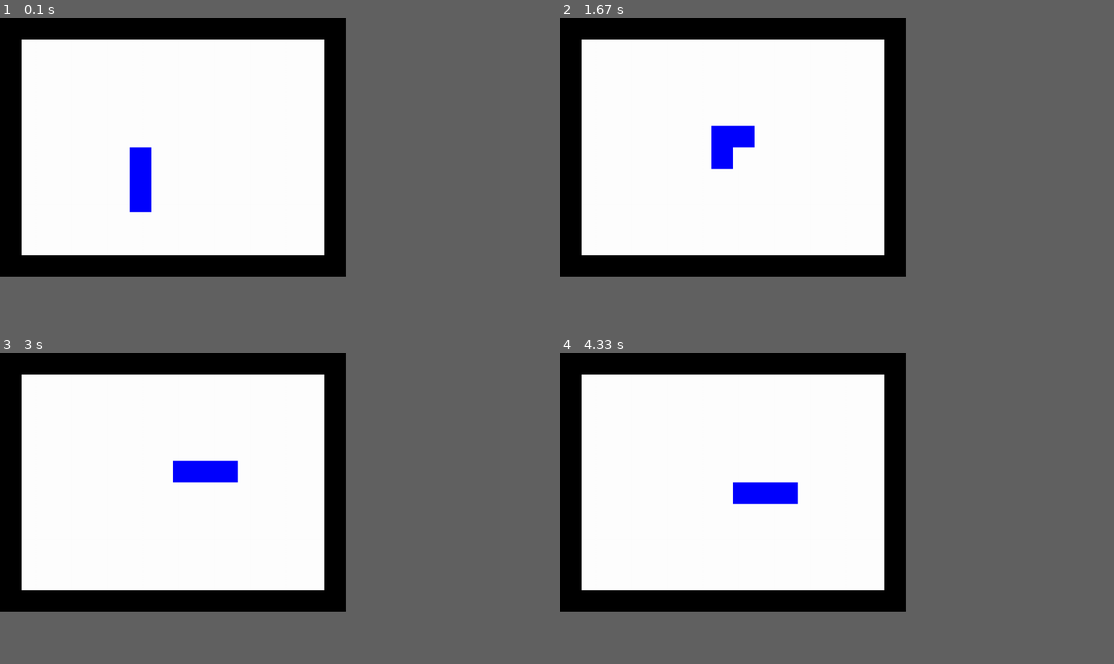
Above: before the commit, frames 1-4 (two rows, left to right).
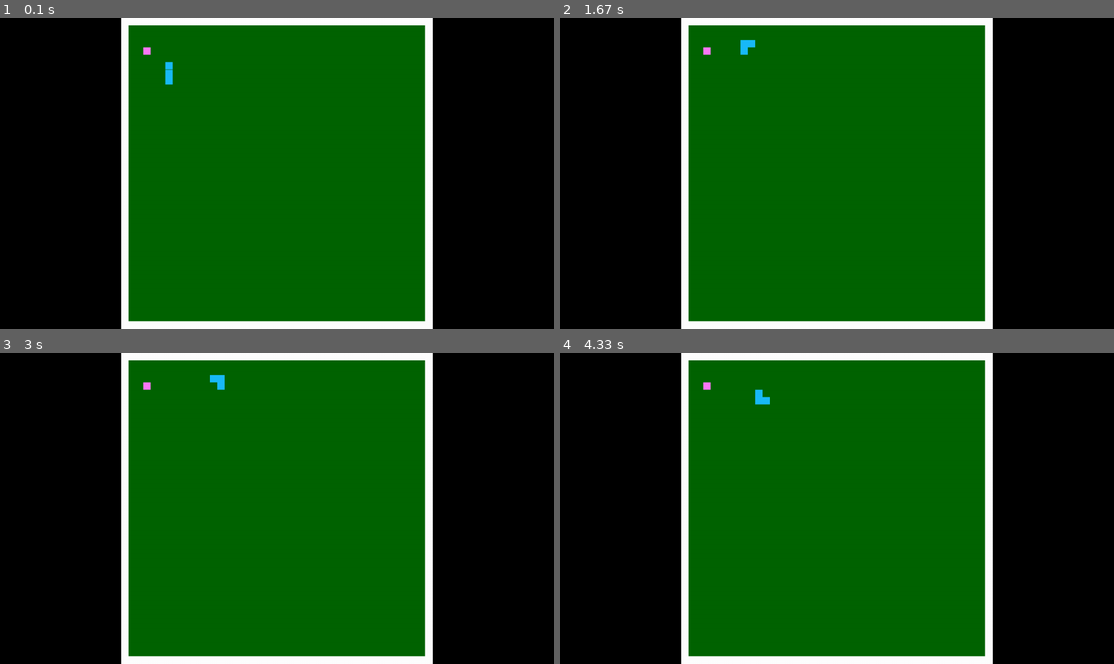
Above: after the commit, the same moments.

Repository: EmilyDieHenne/PygameSnake
Game: pygame game, started from main.py
Two runs of this game, one before a commit and one after it. Both use one fixed random seed, a clock stepped at 60 frames per second and the inputs below.
Inputs:
- Up to frame 1 (0.1 s): no input
- Up to frame 2 (1.67 s): hold D 0.33-0.8 s; hold W 0.83-1.3 s; hold D from 1.33 s (still down)
- Up to frame 3 (3 s): release D at 1.92 s; hold S from 2.63 s (still down)
- Up to frame 4 (4.33 s): release S at 3.32 s; hold A 3.35-4.05 s; hold W from 4.08 s (still down)
In our replay, the window is 562x421 before the commit and 900x506 after it. These sizes can differ from the game's own. Grey fills any space a smaller window leaves; there, only what the larger window draws over its background counts as a difference.

The runs differ from the first frame. In frame 1, 68% of the frame differs, in the area x 3-79%, y 0-100%; in frame 2, 68%; in frame 3, 68%; in frame 4, 68%.

Commit message:
added eatable food game now runs on fullscreen

Diff:
--- a/main.py
+++ b/main.py
@@ -1,36 +1,66 @@
 import pygame
+import random
 
-snake = [
-    {'x': 5, 'y': 5},
-    {'x': 5, 'y': 6},
-    {'x': 5, 'y': 7},
-]
-score = 0
+WINDOW = pygame.display.set_mode((0, 0), pygame.FULLSCREEN)
+WIDTH, HEIGHT = WINDOW.get_size()
 
-WIDTH, HEIGHT = 800, 600
-WINDOW = pygame.display.set_mode((WIDTH, HEIGHT))
-pygame.display.set_caption("Snake")
+colors = {
+    "bg_color": (0, 0, 0),
+    "border_color": (255, 255, 255),
+    "tile_color": (0, 100, 0),
+    "snake_color": (26, 187, 249),
+    "food_color": (255, 121, 249),
+}
 
 
-def check_for_collision():
+def draw(snake, food):
+    # A board is 40 tiles tall, and 40 tiles wide.
+    # Around the board is a border of one tile.
+    tile_size = HEIGHT / 42
+    spacing = (WIDTH - HEIGHT) / 2
+    board_size = HEIGHT - 2 * tile_size
+
+    WINDOW.fill(colors["bg_color"])
+
+    pygame.draw.rect(WINDOW, colors["border_color"], (spacing, 0, HEIGHT, HEIGHT))
+    pygame.draw.rect(WINDOW, colors["tile_color"], (spacing + tile_size, tile_size, board_size, board_size))
+
+    for body in snake:
+        pygame.draw.rect(
+            WINDOW,
+            colors["snake_color"],
+            (spacing + tile_size + tile_size * body['x'], tile_size + tile_size * body['y'], tile_size, tile_size)
+        )
+
+    pygame.draw.rect(
+        WINDOW,
+        colors["food_color"],
+        (spacing + tile_size + tile_size * food['x'], tile_size + tile_size * food['y'], tile_size, tile_size)
+    )
+
+    pygame.display.update()
+
+
+def check_for_collision(snake):
     # checks if snake head has collided with body
     if snake.count((snake[0])) > 1:
         return True
+
     # checks if snake head has hit the wall
-    if snake[0]['x'] < 0 or snake[0]['y'] < 0 or snake[0]['x'] > 13 or snake[0]['y'] > 9:
+    if snake[0]['x'] < 0 or snake[0]['y'] < 0 or snake[0]['x'] > 39 or snake[0]['y'] > 39:
         return True
 
     return False
 
 
-def move(direction):
-    eat_fruit = False
-
-    if not eat_fruit:
-        snake.pop()
-
+def move(direction, snake, food):
     next_head_x = snake[0]['x']
     next_head_y = snake[0]['y']
+
+    if not food == {'x': next_head_x, 'y': next_head_y}:
+        snake.pop()
+    else:
+        food.update({'x': random.randint(0, 39), 'y': random.randint(0, 39)})
 
     if direction == 'up':
         next_head_y = next_head_y - 1
@@ -46,24 +76,21 @@
     snake.reverse()
 
 
-def draw():
-    WINDOW.fill((0, 0, 0))
-    pygame.draw.rect(WINDOW, (255, 255, 255), (50, 50, 700, 500))
-    for body in snake:
-        pygame.draw.rect(
-            WINDOW,
-            (0, 0, 255),
-            (50 + 50 * body['x'], 50 + 50 * body['y'], 50, 50)
-        )
-    pygame.display.update()
+def main():
+    snake = [
+        {'x': 5, 'y': 5},
+        {'x': 5, 'y': 6},
+        {'x': 5, 'y': 7},
+    ]
+    food = {'x': 2, 'y': 3}
+    score = 0
 
-
-def main():
+    pygame.display.set_caption("Snake")
     direction = 'up'
     clock = pygame.time.Clock()
-    pygame.time.set_timer(pygame.USEREVENT, 500 - score)
+    pygame.time.set_timer(pygame.USEREVENT, 250 - score)
     running = True
-    draw()
+    draw(snake, food)
 
     while running:
         clock.tick(60)  # FPS
@@ -86,12 +113,12 @@
             if event.type == pygame.QUIT:
                 running = False
             if event.type == pygame.USEREVENT:
-                move(direction)
-                has_collided = check_for_collision()
+                move(direction, snake, food)
+                has_collided = check_for_collision(snake)
                 if has_collided:
                     running = False
 
-                draw()
+                draw(snake, food)
 
     pygame.quit()
 
